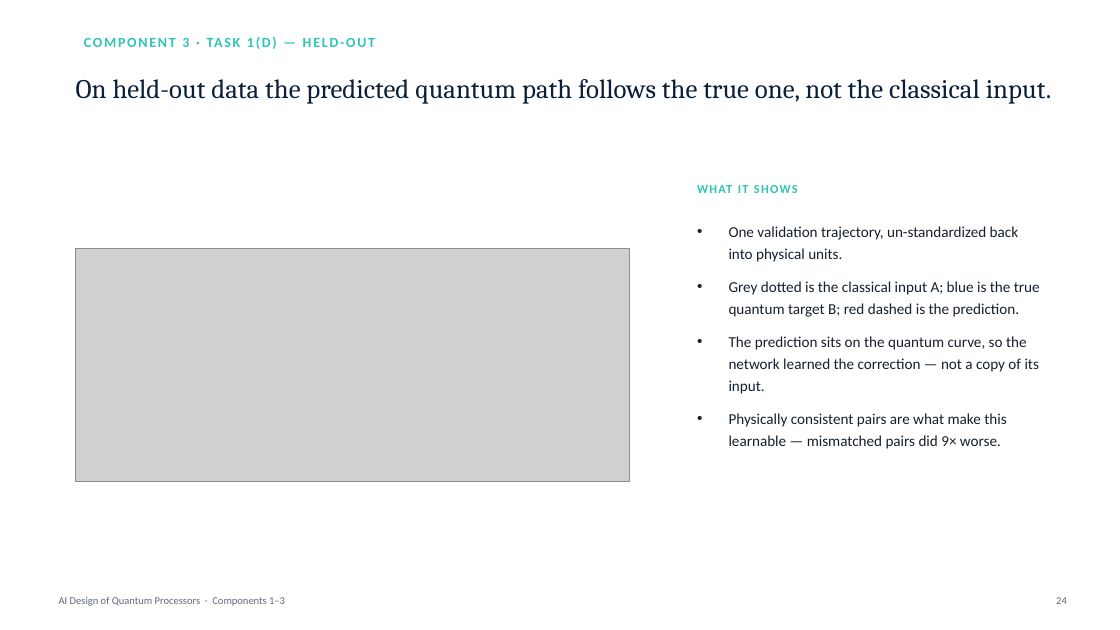
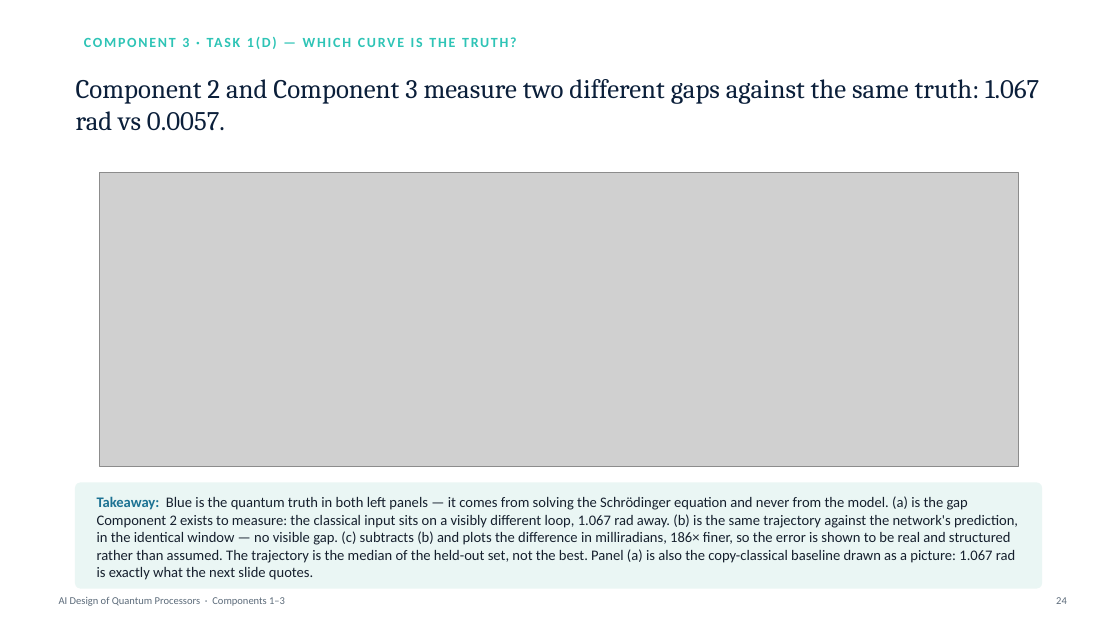
Before and after one commit to msandoval1807/quantum-research, a slide deck: slide 24 of Assignment 1/slides/Components_1_3_Update.pptx. Drawn at 1120x630 pixels with LibreOffice and Linux fonts; fonts in the diff are those of the drawing; grey boxes stand for pictures. Boxes give left, top, right and bottom in pixels: in the first picture for what was removed or moved away, otherwise in the second. Text is boxed around its words. In the diff, an @@ line names an element or a change of style, - is before the commit and + after.

```diff
--- a/Assignment 1/slides/Components_1_3_Update.pptx
+++ b/Assignment 1/slides/Components_1_3_Update.pptx
@@ text at (76,79,1039,131): text changed @@
-On held-out data the predicted quantum path follows the true one, not the classical input.
+Component 2 and Component 3 measure two different gaps against the same truth: 1.067 rad vs 0.0057.
@@ text at (195,80,417,507): text changed @@
-COMPONENT 3 · TASK 1(D) — HELD-OUT
+COMPONENT 3 · TASK 1(D) — WHICH CURVE IS THE TRUTH?
@@ picture: place and size @@
-picture at (76,249,630,481)
+picture at (99,172,1018,466)
@@ text removed at (913,413,944,424) @@
-WHAT IT SHOWS
@@ rounded rectangle added at (76,483,1042,588), fill #EAF6F4, outline #EAF6F4 1 pt @@
@@ text at (97,496,1018,580): text changed; size 13 to 12.5 pt @@
-• One validation trajectory, un-standardized back into physical units.
-• Grey dotted is the classical input A; blue is the true quantum target B; red dashed is the prediction.
-• The prediction sits on the quantum curve, so the network learned the correction — not a copy of its input.
-• Physically consistent pairs are what make this learnable — mismatched pairs did 9× worse.
+Takeaway: Blue is the quantum truth in both left panels — it comes from solving the Schrödinger equation and never from the model. (a) is the gap Component 2 exists to measure: the classical input sits on a visibly different loop, 1.067 rad away. (b) is the same trajectory against the network's prediction, in the identical window — no visible gap. (c) subtracts (b) and plots the difference in milliradians, 186× finer, so the error is shown to be real and structured rather than assumed. The trajectory is the median of the held-out set, not the best. Panel (a) is also the copy-classical baseline drawn as a picture: 1.067 rad is exactly what the next slide quotes.
```
Also in this commit, not shown: 1 other slide changed, 15 other files.
